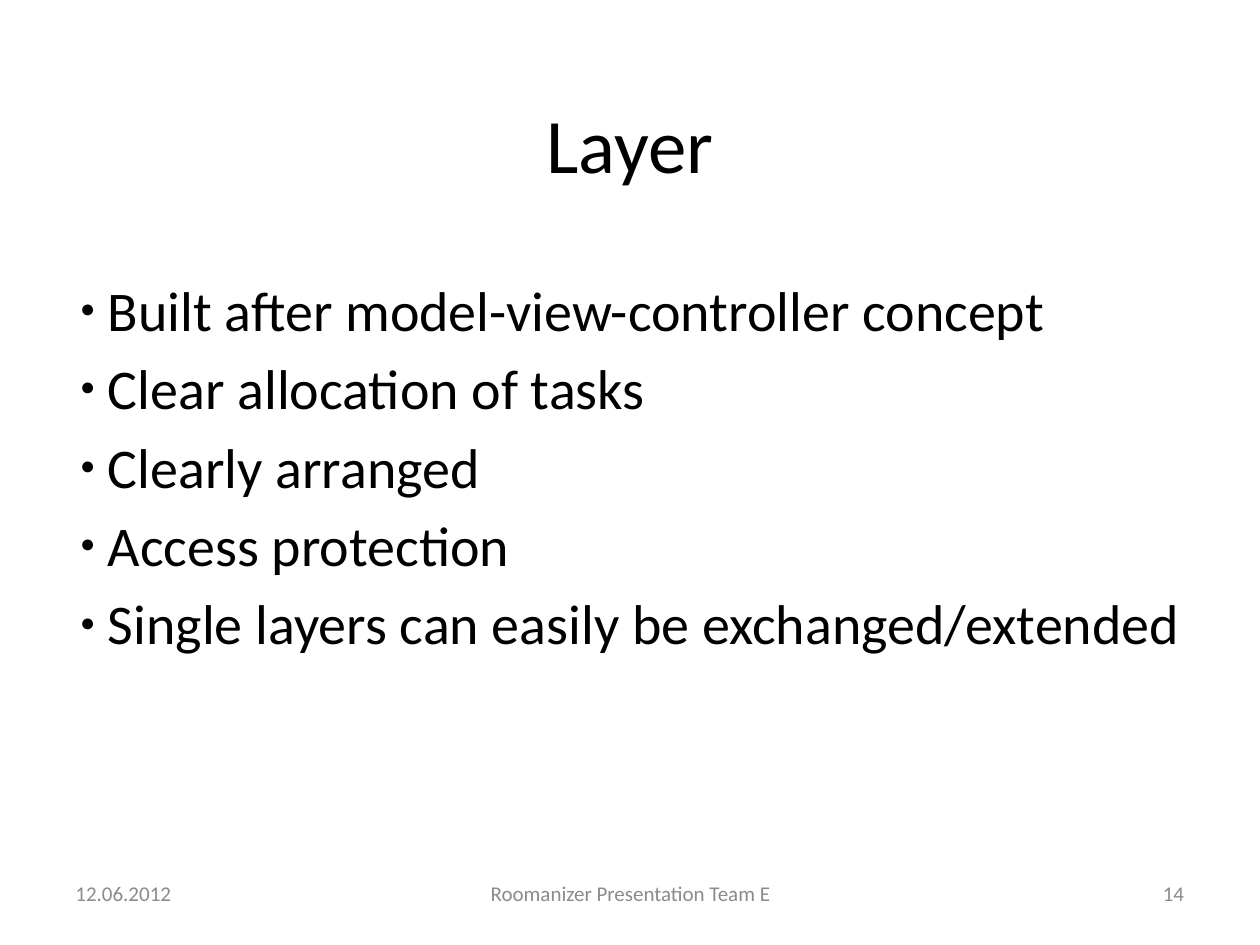
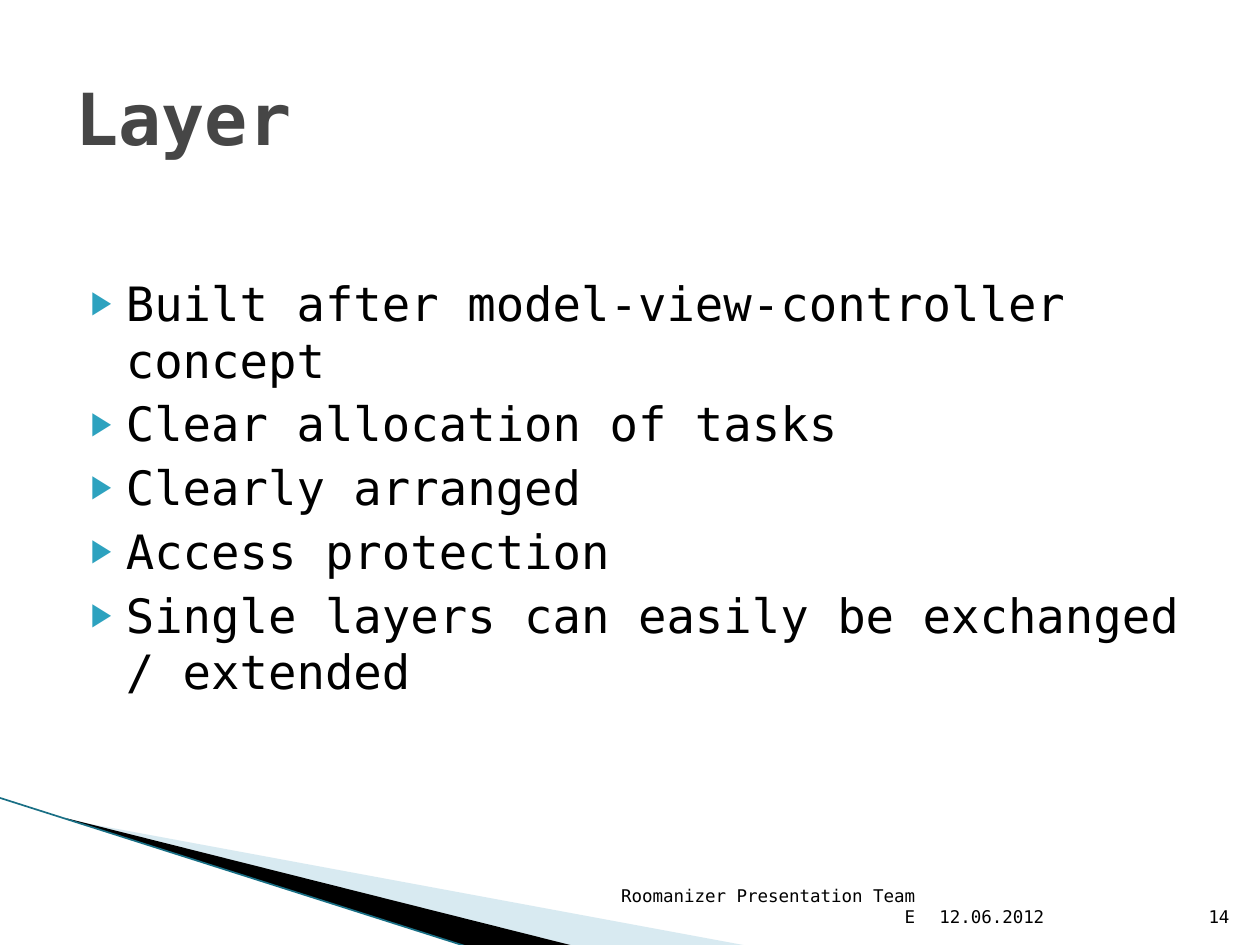
Before and after one commit to markusmo/HotelSoftware, a slide deck: slide 14 of Documentation/Praesentation/PresentationRoomanizer.pptx. Drawn at 1260x945 pixels with LibreOffice and Linux fonts; fonts in the diff are those of the drawing; background and template pictures are left out. Boxes give left, top, right and bottom in pixels: in the first picture for what was removed or moved away, otherwise in the second. Text is boxed around its words. In the diff, an @@ line names an element or a change of style, - is before the commit and + after.

```diff
--- a/Documentation/Praesentation/PresentationRoomanizer.pptx
+++ b/Documentation/Praesentation/PresentationRoomanizer.pptx
@@ title "Layer": place and size @@
-title "Layer" at [546, 123, 713, 186]
+title "Layer" at [75, 92, 291, 160]
@@ title "Layer" at [75, 92, 291, 160]: size 44 to 41 pt, font Calibri to DejaVu Sans Mono, text colour #000000 to #464646, bold on; alignment centre to left @@
@@ text "Built after model-view-controller concept": place and size @@
-text "Built after model-view-controller concept" at [108, 292, 1179, 654]
+text "Built after model-view-controller concept" at [126, 284, 1179, 690]
@@ text "Built after model-view-controller concept" at [126, 284, 1179, 690]: vertical alignment middle to top @@
@@ text at [126, 284, 1065, 579]: size 32 to 27 pt, font Calibri to DejaVu Sans Mono in "Built after model-view-controller concept", "Clear allocation of tasks", "Clearly arranged", "Access protection"; bullet ● to ▶; less space between paragraphs @@
@@ text at [126, 596, 1179, 690]: text changed; size 32 to 27 pt; font Calibri to DejaVu Sans Mono @@
-● Single layers can easily be exchanged/extended
+▶ Single layers can easily be exchanged / extended
@@ line added from (0, 798) to (467, 945), #97C5D8 0.95 pt @@
@@ freeform shape added at [67, 818, 576, 945], fill #000000 @@
@@ freeform shape added at [69, 819, 750, 945], fill #A0CBDC at 40% opacity @@
@@ text "Roomanizer Presentation Team E": place and size @@
-text "Roomanizer Presentation Team E" at [491, 886, 770, 901]
+text "Roomanizer Presentation Team E" at [621, 888, 916, 923]
@@ text "Roomanizer Presentation Team E" at [621, 888, 916, 923]: size 12 to 10 pt, font Calibri to DejaVu Sans Mono, text colour #8C8C8C to #000000; alignment centre to right; vertical alignment middle to bottom @@
@@ text "12.06.2012" at [939, 910, 1044, 924]: size 12 to 10 pt, font Calibri to DejaVu Sans Mono, text colour #8C8C8C to #000000; vertical alignment middle to bottom @@
@@ text "12.06.2012": place and size @@
-text "12.06.2012" at [75, 887, 171, 901]
+text "12.06.2012" at [939, 910, 1044, 924]
@@ page number: place and size @@
-page number at [1163, 887, 1184, 901]
+page number at [1209, 910, 1230, 923]
@@ page number at [1209, 910, 1230, 923]: size 12 to 10 pt, font Calibri to DejaVu Sans Mono, text colour #8C8C8C to #000000; vertical alignment middle to bottom @@
```
Also in this commit, not shown: 46 other slides changed.
